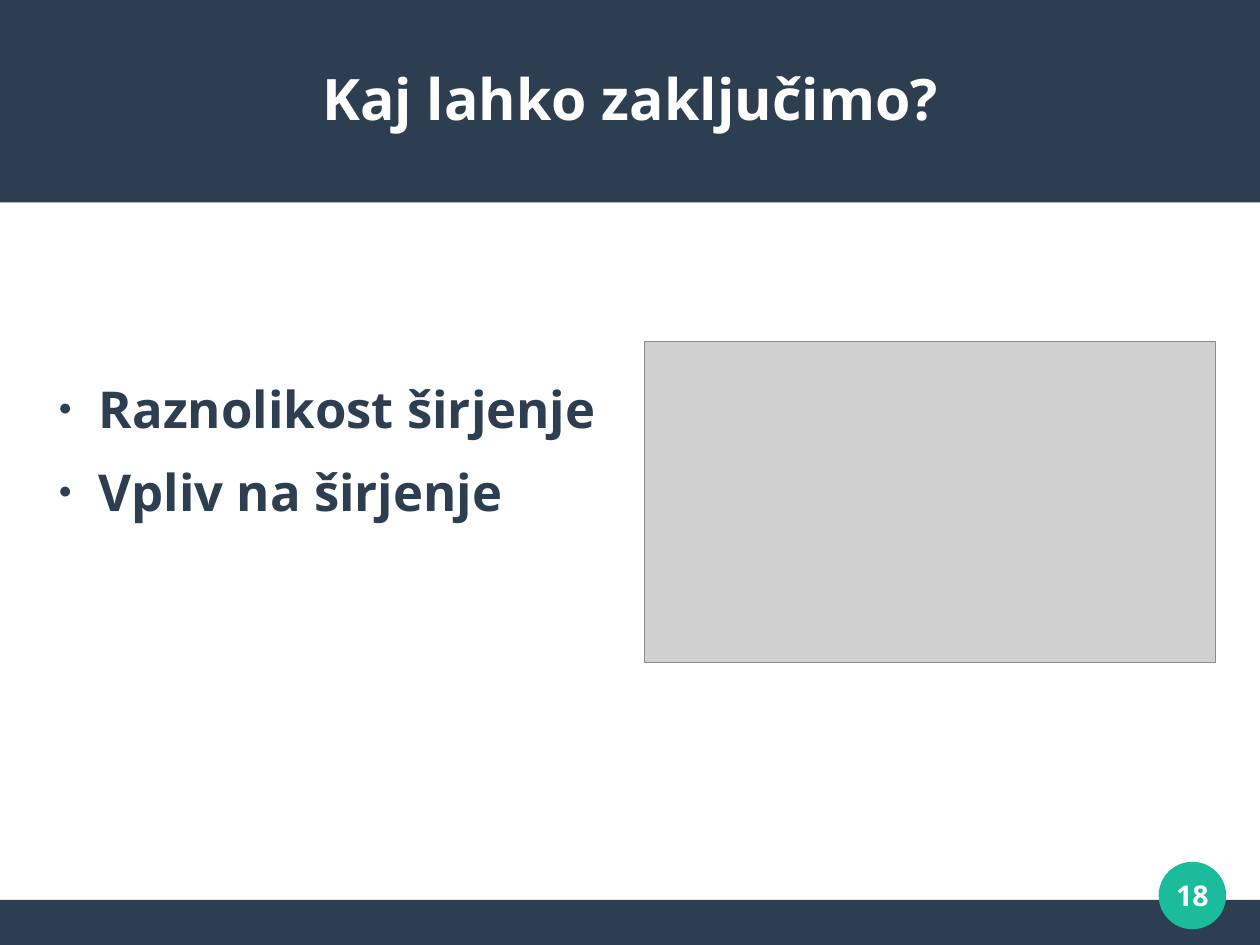
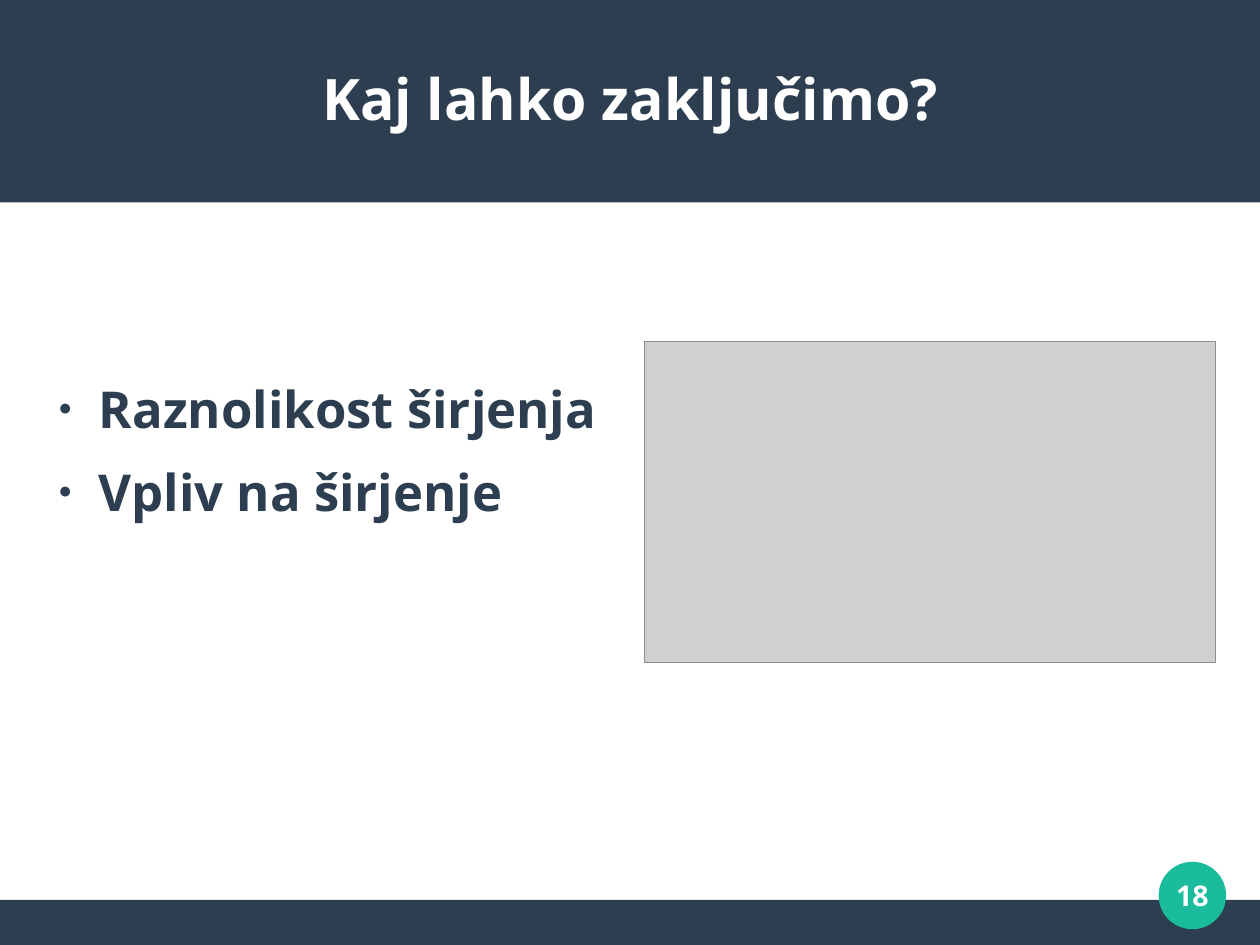
Before and after one commit to KalcMatej99/Seminarska-VS-Covid-19, a slide deck: slide 18 of Prezentacija/covid-19.odp. Drawn at 1260x945 pixels with LibreOffice and Linux fonts; fonts in the diff are those of the drawing; grey boxes stand for pictures. Boxes give left, top, right and bottom in pixels: in the first picture for what was removed or moved away, otherwise in the second. Text is boxed around its words. In the diff, an @@ line names an element or a change of style, - is before the commit and + after.

```diff
--- a/Prezentacija/covid-19.odp
+++ b/Prezentacija/covid-19.odp
@@ text at (99, 389, 596, 440): text changed @@
-● Raznolikost širjenje
+● Raznolikost širjenja
```
Also in this commit, not shown: 2 other slides changed, 1 slide added, 1 slide removed, 2 other files.
